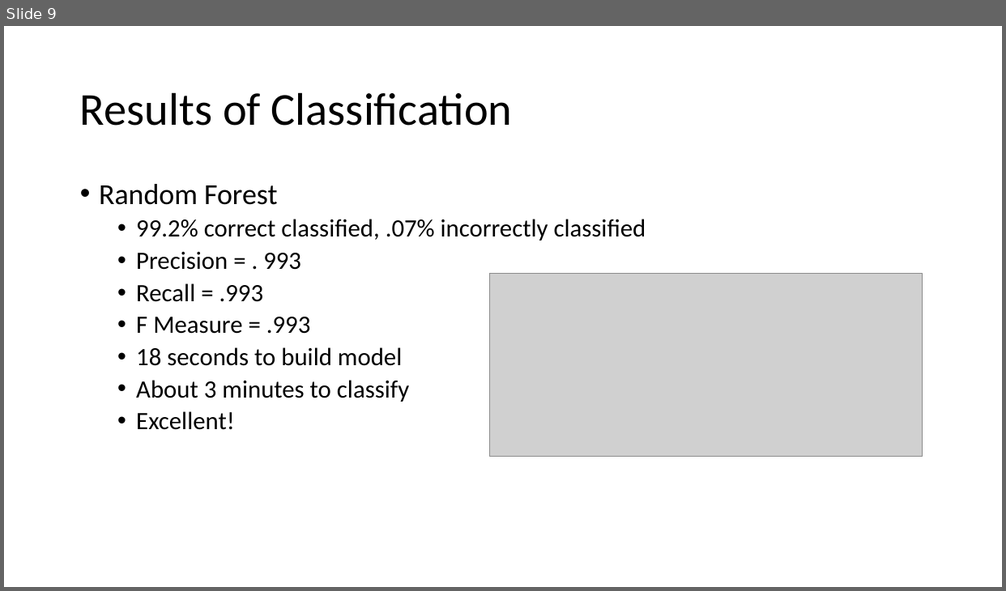
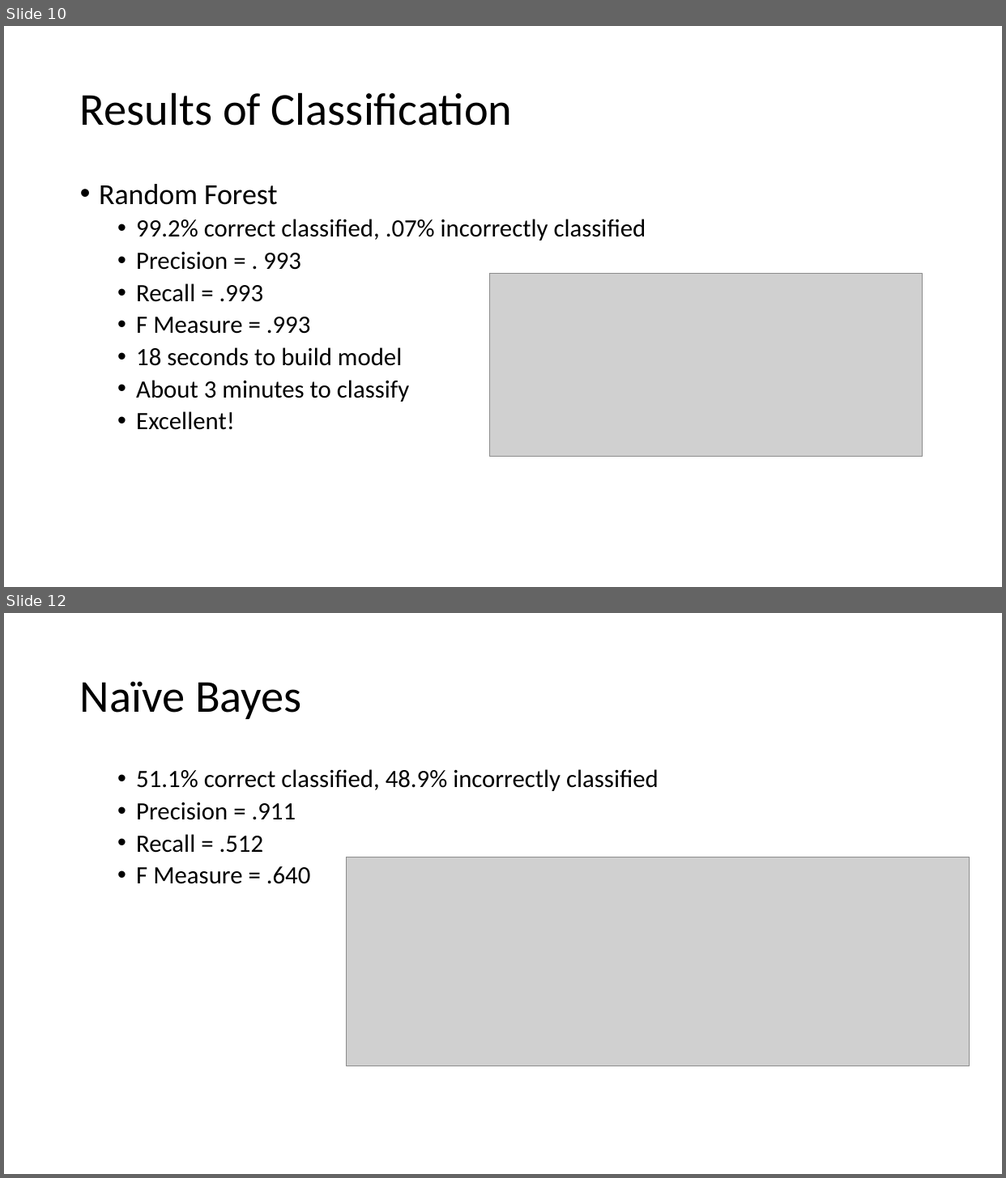
Before and after one commit to ndarwich/Crash-Analysis, a slide deck: Slides/WekaSlides.pptx. Shown one above the other, each under a label of ours: slide 9 before the commit, slides 10 and 12 after it; the slides between them are not shown. The pictures are 1006x591 and 1006x1178 pixels, drawn with LibreOffice and Linux fonts; fonts in the diff are those of the drawing; grey boxes stand for pictures. Boxes give left, top, right and bottom in pixels: in the first picture for what was removed or moved away, otherwise in the second. Text is boxed around its words. In the diff, an @@ line names an element or a change of style, - is before the commit and + after.

```diff
--- a/Slides/WekaSlides.pptx
+++ b/Slides/WekaSlides.pptx
@@ slide 12 added at bbox=[4, 613, 1002, 1174], background #FFFFFF @@
@@ title added at bbox=[80, 681, 302, 719], 44 pt, text #000000 @@
+Naïve Bayes
@@ text added at bbox=[136, 769, 658, 884], 24 pt, text #000000 @@
+  • 51.1% correct classified, 48.9% incorrectly classified
+  • Precision = .911
+  • Recall = .512
+  • F Measure = .640
@@ picture added at bbox=[346, 857, 969, 1066] @@
@@ what was slide 9 is now slide 10 @@
```
Also in this commit, not shown: 2 slides changed, 6 other slides added.
